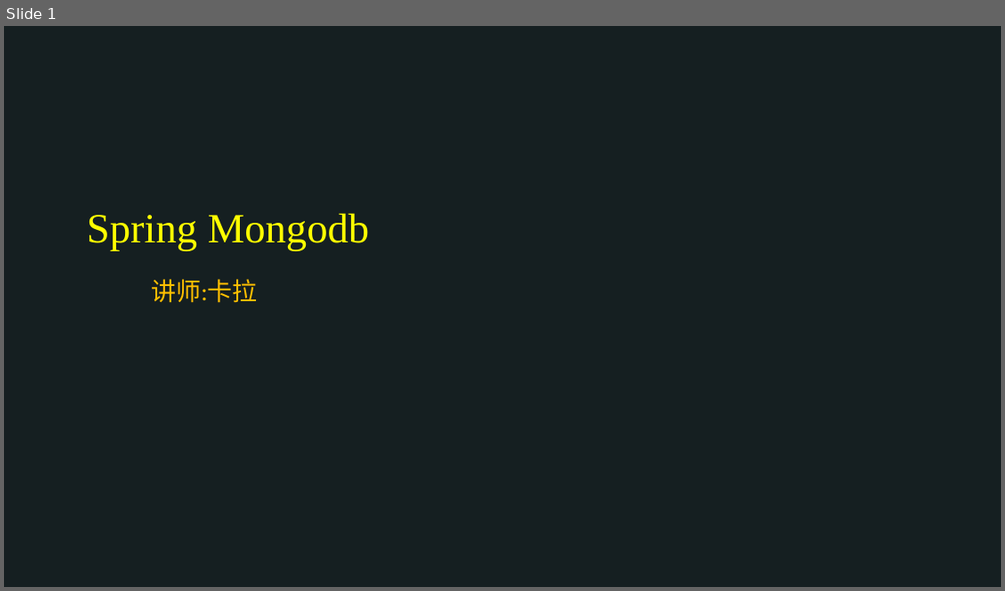
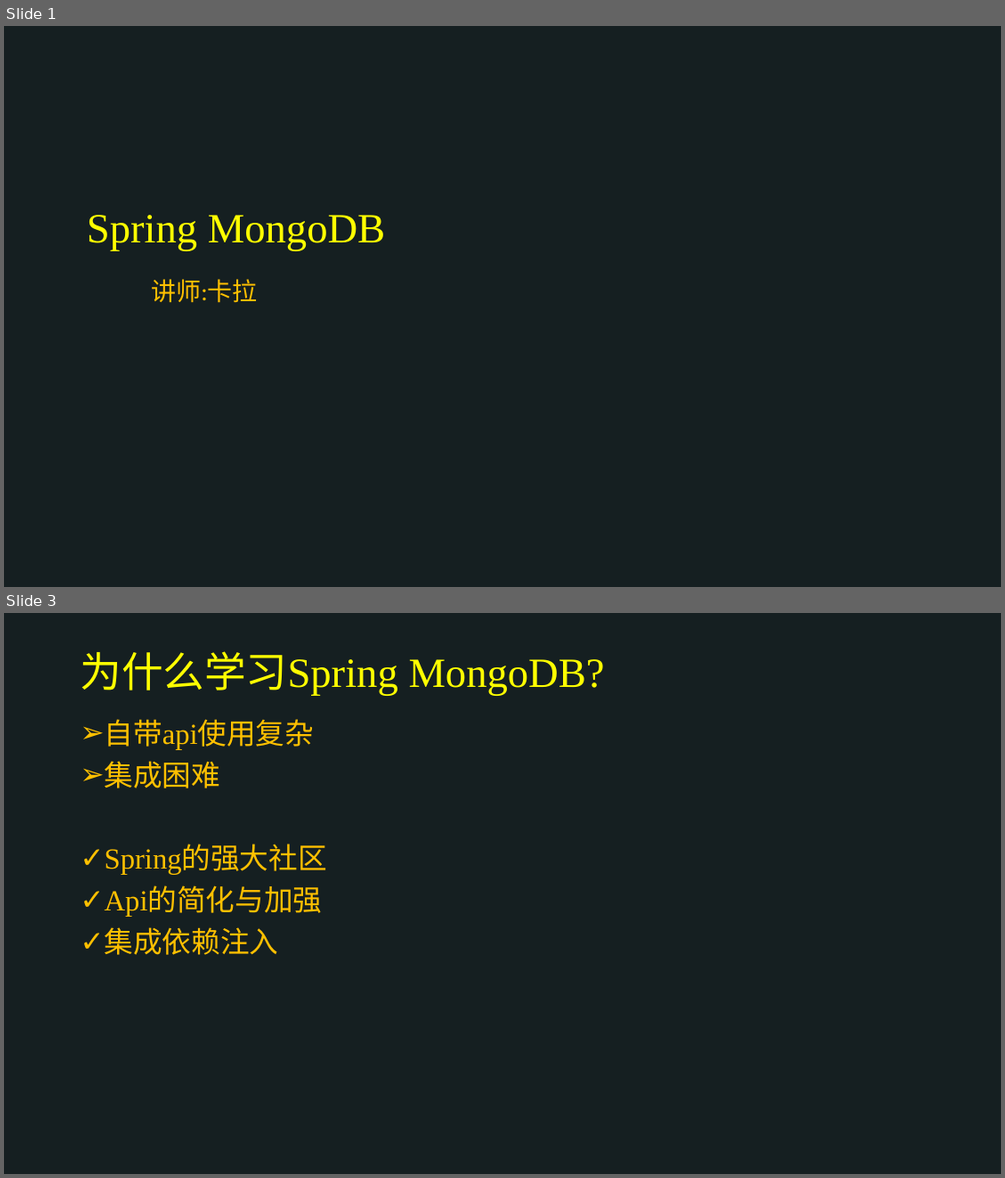
Before and after one commit to kawhii/mvc, a slide deck: document/lession/lession1/lession1.pptx. Shown one above the other, each under a label of ours: slide 1 before the commit, slides 1 and 3 after it; the slides between them are not shown. The pictures are 1005x591 and 1005x1178 pixels, drawn with LibreOffice and Linux fonts; fonts in the diff are those of the drawing; background and template pictures are left out. Boxes give left, top, right and bottom in pixels: in the first picture for what was removed or moved away, otherwise in the second. Text is boxed around its words. In the diff, an @@ line names an element or a change of style, - is before the commit and + after.

```diff
--- a/document/lession/lession1/lession1.pptx
+++ b/document/lession/lession1/lession1.pptx
@@ slide 3 added at (4,613,1001,1174), background #151F21 @@
@@ title added at (80,651,605,696), 40 pt, text #FFFF00 @@
+为什么学习Spring MongoDB?
@@ text added at (105,719,327,955), 28 pt, text #FFC000 @@
+➢ 自带api使用复杂
+➢ 集成困难
+✓ Spring的强大社区
+✓ Api的简化与加强
+✓ 集成依赖注入
@@ slide 1 changed as well @@
@@ title at (87,215,385,251): text changed @@
-Spring Mongodb
+Spring MongoDB
```
Also in this commit, not shown: 1 other slide changed, 1 slide removed.
